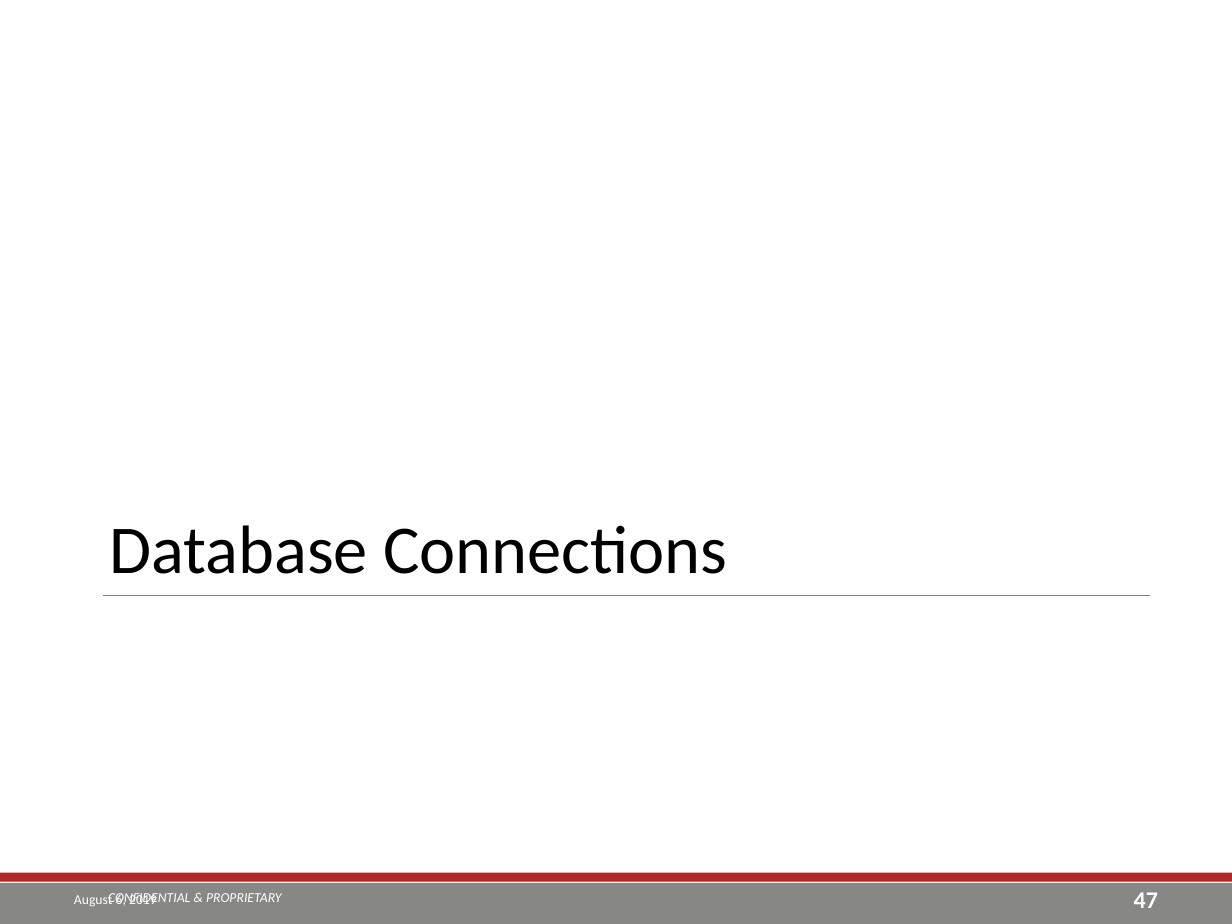
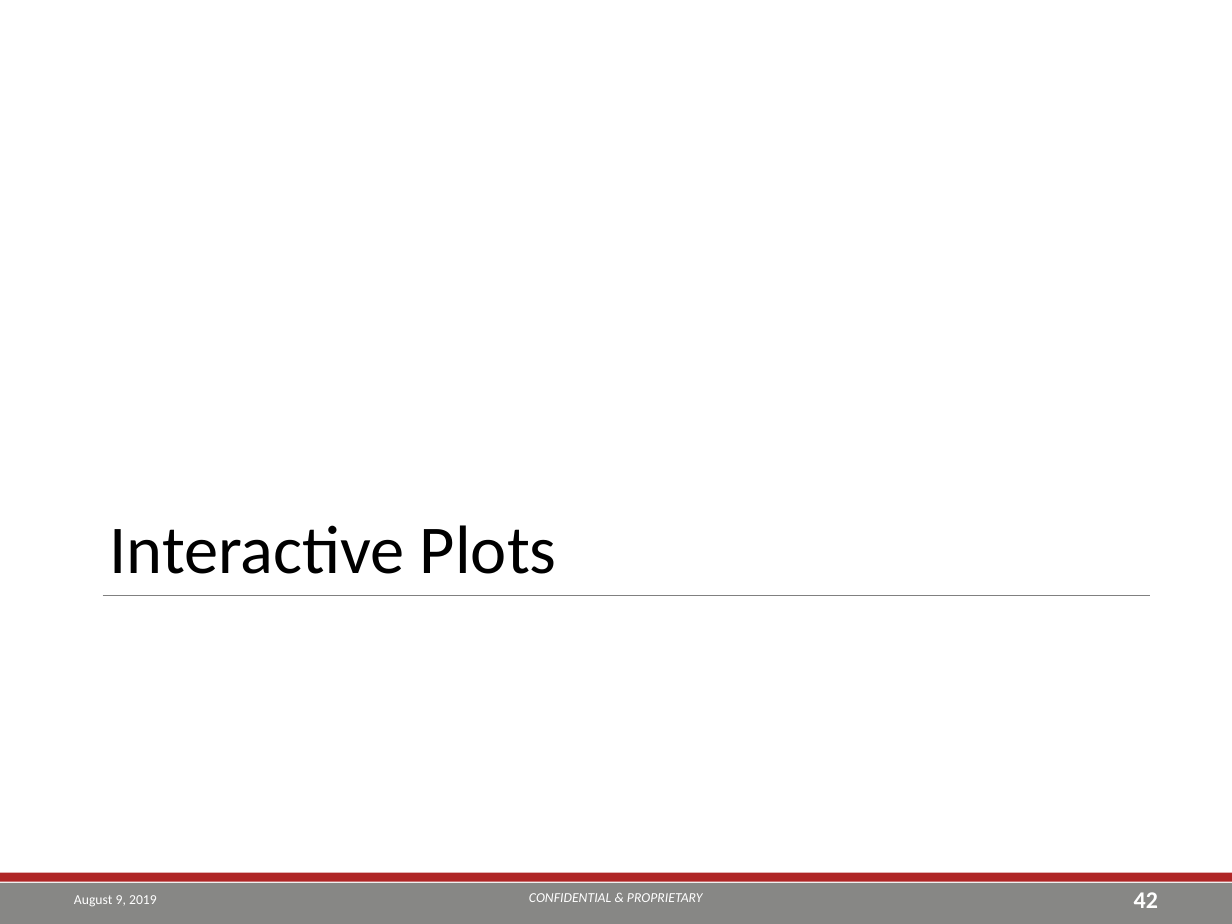
Before and after one commit to TEA-Analytics/ShinyWorkshop, a slide deck: slide 42 of Day 1.pptx (slide 47 before the commit). Drawn at 1232x924 pixels with LibreOffice and Linux fonts; fonts in the diff are those of the drawing; background and template pictures are left out. Boxes give left, top, right and bottom in pixels: in the first picture for what was removed or moved away, otherwise in the second. Text is boxed around its words. In the diff, an @@ line names an element or a change of style, - is before the commit and + after.

```diff
--- a/Day 1.pptx
+++ b/Day 1.pptx
@@ text at [110, 525, 557, 574]: text changed @@
-Database Connections
+Interactive Plots
@@ text at [74, 895, 157, 906]: text changed @@
-August 6, 2019
+August 9, 2019
@@ text "CONFIDENTIAL & PROPRIETARY" rewrapped from [108, 893, 190, 905] to [529, 893, 703, 902] @@
@@ page number at [1134, 892, 1158, 908]: text changed @@
-47
+42
```
Also in this commit, not shown: 47 other slides changed, 2 slides added, 2 slides removed, 3 other files.
